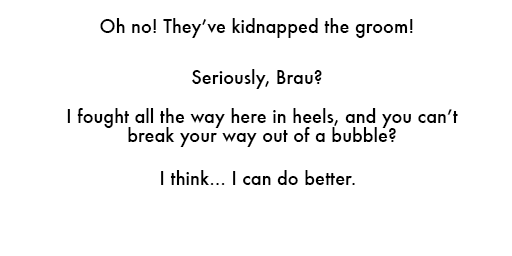
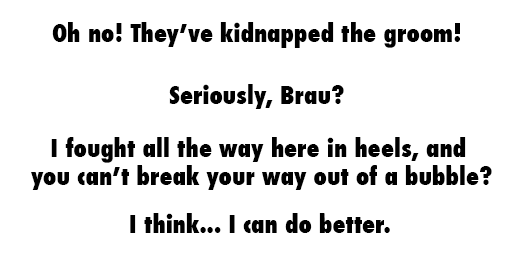
Layer changes from the first 512 × 256 image to the second:
painted on "Oh no! They’ve kidnapped the groom!" over [52, 18, 460, 48]
painted on "Seriously, Brau?" over [169, 69, 344, 109]
painted on "I think... I can do better." over [130, 170, 390, 233]
renamed "I fought all the way here in heels, and you can’t break your wa" to "I fought all the way here in heels, and you can’t break your w", painted on it over [31, 108, 492, 190]
